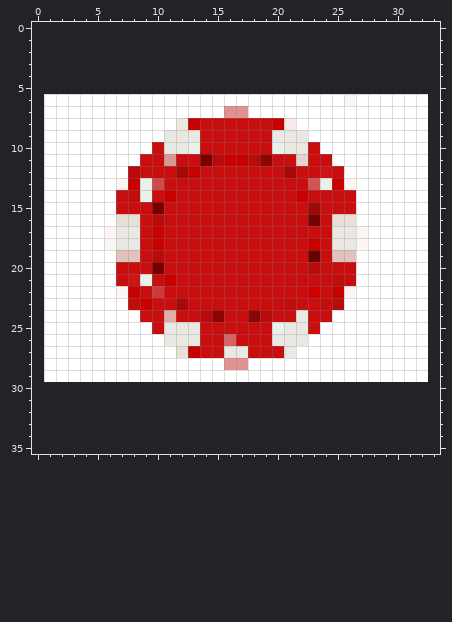
One commit to this pixel-art sprite: images/red_chip.png. Above: the version before the commit.
The file is 32x24 pixels. Colours within 5 levels of each other are drawn and written as one. The old version is drawn lined up with the new one, on the new canvas.
New version:
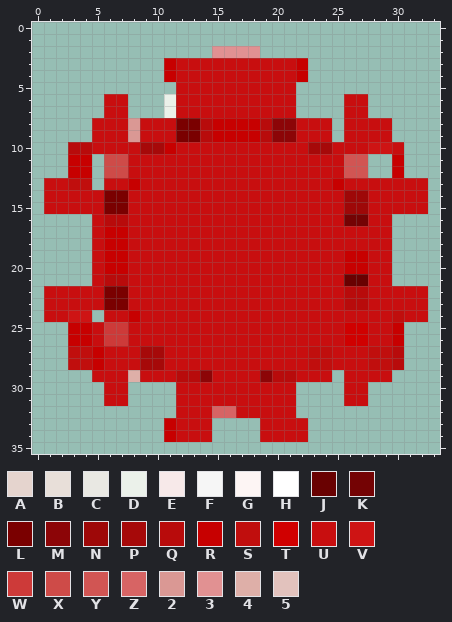
Palette (. is transparent): A #e5d4ce  B #e8dfd9  C #e9e8e3  D #ebf1ea  E #f7e9e9  F #f6f6f6  G #fdf5f4  H #ffffff  J #690101  K #740304  L #7a0000  M #8c0507  N #9e0808  P #a60909  Q #b80b0b  R #c70000  S #c00e0d  T #d00000  U #c80e0f  V #ce1414  W #cd3a39  X #ce4b48  Y #d15553  Z #d76464  2 #da9894  3 #e19192  4 #deafa8  5 #e2c2bd
Edits made:
canvas 32x24 -> 34x36, the old top-left corner now at 1,6
Changed rows in their new state; - is an unchanged pixel.
first column x 1:
 2 --------------3333--------------
 3 ----------RUUUUUUUUUUR----------
 4 ----------RUUUUUUUUUUR----------
 5 -----------UUUUUUUUUU-----------
 6 .....UU...DUUUUUUUUUU....UU.....
 7 .....UU...DUUUUUUUUUU....UU.....
 8 ....UUU2UUULLQRRRRQMMUUU.UUUU...
 9 ....UUU2UUULLQRRRRQMMUUU.UUUU...
10 ..QQUUUUPPRUU------UUUPPUUUVVU..
11 ..RR.XXU--U--UUUUUU--U--UYY..R..
12 ..RR.XXU---UU-------U--U-YY..R..
13 UUSS.UU-UU------------UU-UUUUUUU
14 UUUUULLUU-U----------U---NNUUUUU
15 UUUUULL--U------------U--NNUUUUU
16 ....UQQU-U------------U-UKKUU...
17 ....URRU-U--------------UUUUU...
18 ....URRU-U------------U-UUUUU...
19 ....URRU-U------------U-URRUU...
20 ....URR--U------------U--RRUU...
21 ....UQQUU-U-------------UJJUU...
22 UUUUULLU-U------------U-UQQUUUUU
23 UUUUULLUU--U--------U--UUQQUUUUU
24 UUVV.UUR--U--UU--UU--U--UUUUUSUU
25 ..RRUWWUU-UUU------UUU-UUTTUUR..
26 ..RRUWWUUUUUU--U---UUUUUUTTUUR..
27 ..SSRUUUPPUUU--UU---UUSSUUUSSQ..
28 ..SSRUUUPPUUUUUUUUUUUUSSUUUSSQ..
29 ....UUU4UUUQQMUUUUMQQUUU.UUUU...
30 -----UU----UUUUUUUUUU----UU-----
31 -----UU----UUUUUUUUUU----UU-----
32 -----------UUUZZUUUUU-----------
33 ----------RUUU----UUUU----------
34 ----------RUUU----UUUU----------
Boxes around the changes in both pictures, in picture pixels (x1, y1, x2, y2):
changed: (44, 46, 428, 442)
